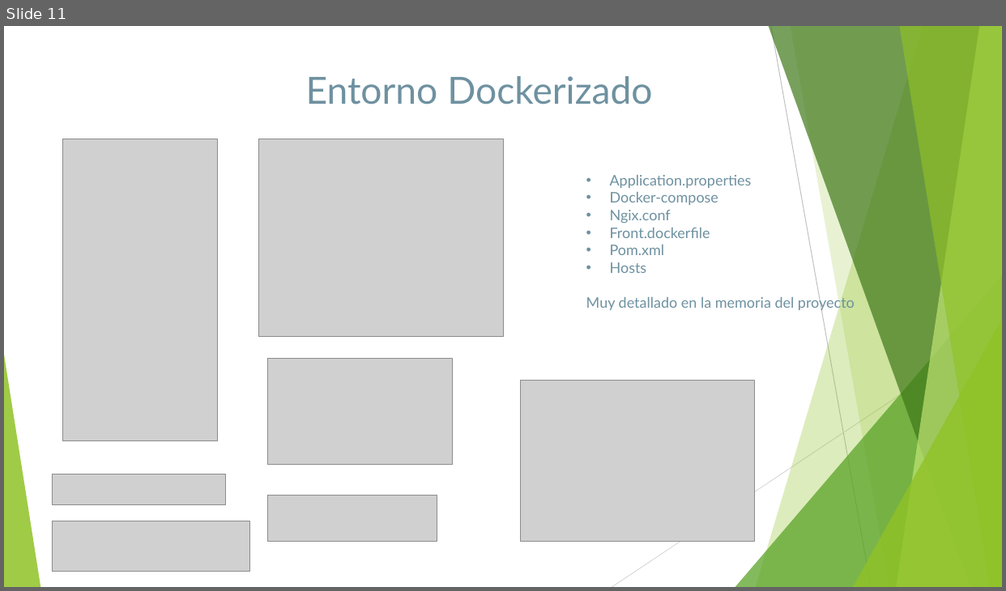
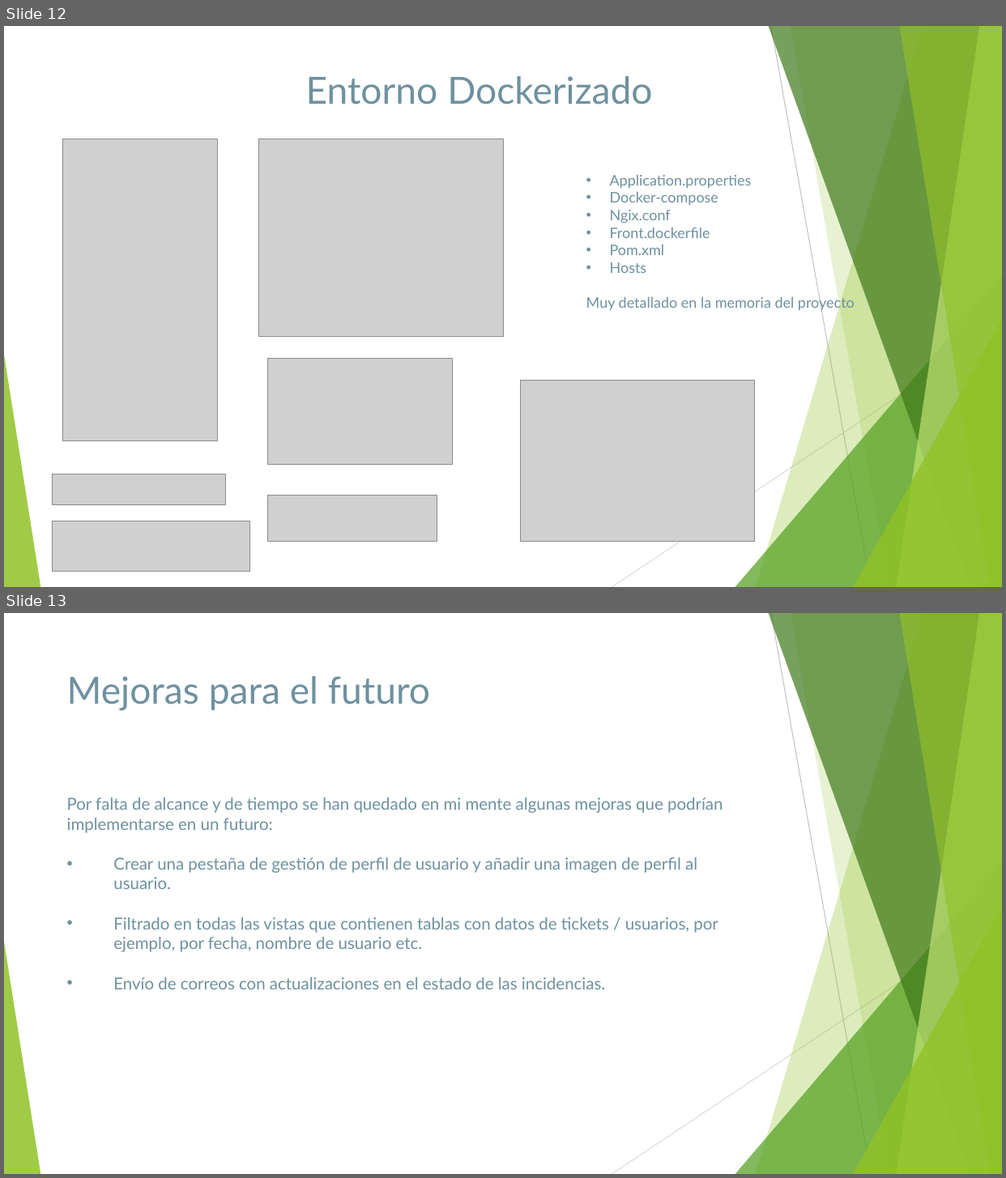
Before and after one commit to raul955/ProyectoFinalDaw, a slide deck: Documentacion/PresentaciónServirep.pptx. Shown one above the other, each under a label of ours: slide 11 before the commit, slides 12 and 13 after it. The pictures are 1006x591 and 1006x1178 pixels, drawn with LibreOffice and Linux fonts; fonts in the diff are those of the drawing; grey boxes stand for pictures. Boxes give left, top, right and bottom in pixels: in the first picture for what was removed or moved away, otherwise in the second. Text is boxed around its words. In the diff, an @@ line names an element or a change of style, - is before the commit and + after.

```diff
--- a/Documentacion/PresentaciónServirep.pptx
+++ b/Documentacion/PresentaciónServirep.pptx
@@ slide 13 added at bbox=[4, 613, 1002, 1174], background #FFFFFF; not listed: 10 template elements that a slide beside it also shows @@
@@ title added at bbox=[67, 676, 430, 711], 36 pt, text #6E91A0 @@
+Mejoras para el futuro
@@ text added at bbox=[67, 798, 723, 990], 16 pt, text #6E91A0 @@
+Por falta de alcance y de tiempo se han quedado en mi mente algunas mejoras que podrían implementarse en un futuro:
+• Crear una pestaña de gestión de perfil de usuario y añadir una imagen de perfil al usuario.
+• Filtrado en todas las vistas que contienen tablas con datos de tickets / usuarios, por ejemplo, por fecha, nombre de usuario etc.
+• Envío de correos con actualizaciones en el estado de las incidencias.
@@ what was slide 11 is now slide 12 @@
```
Also in this commit, not shown: 2 other slides added, 1 slide removed.
